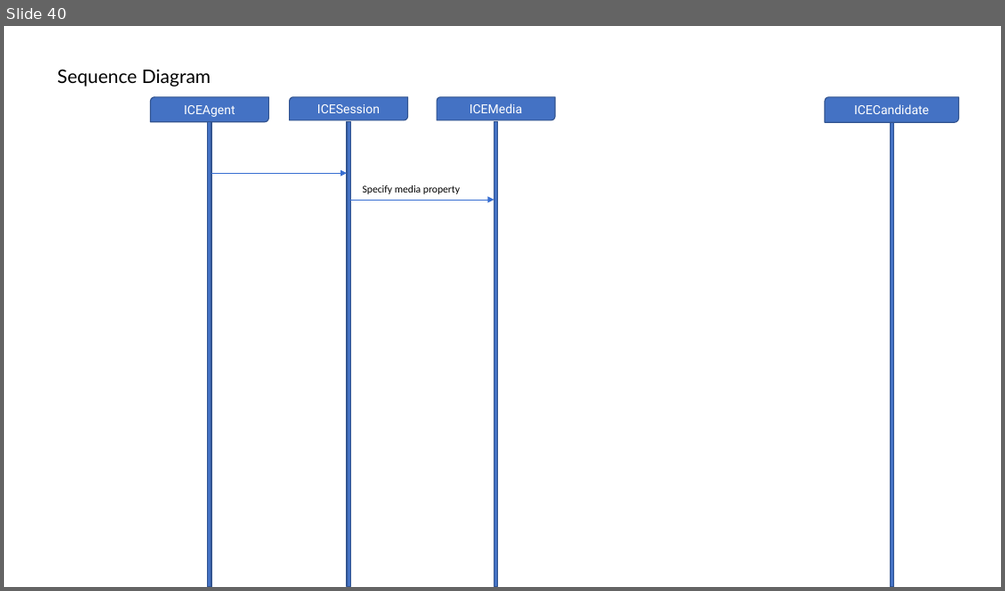
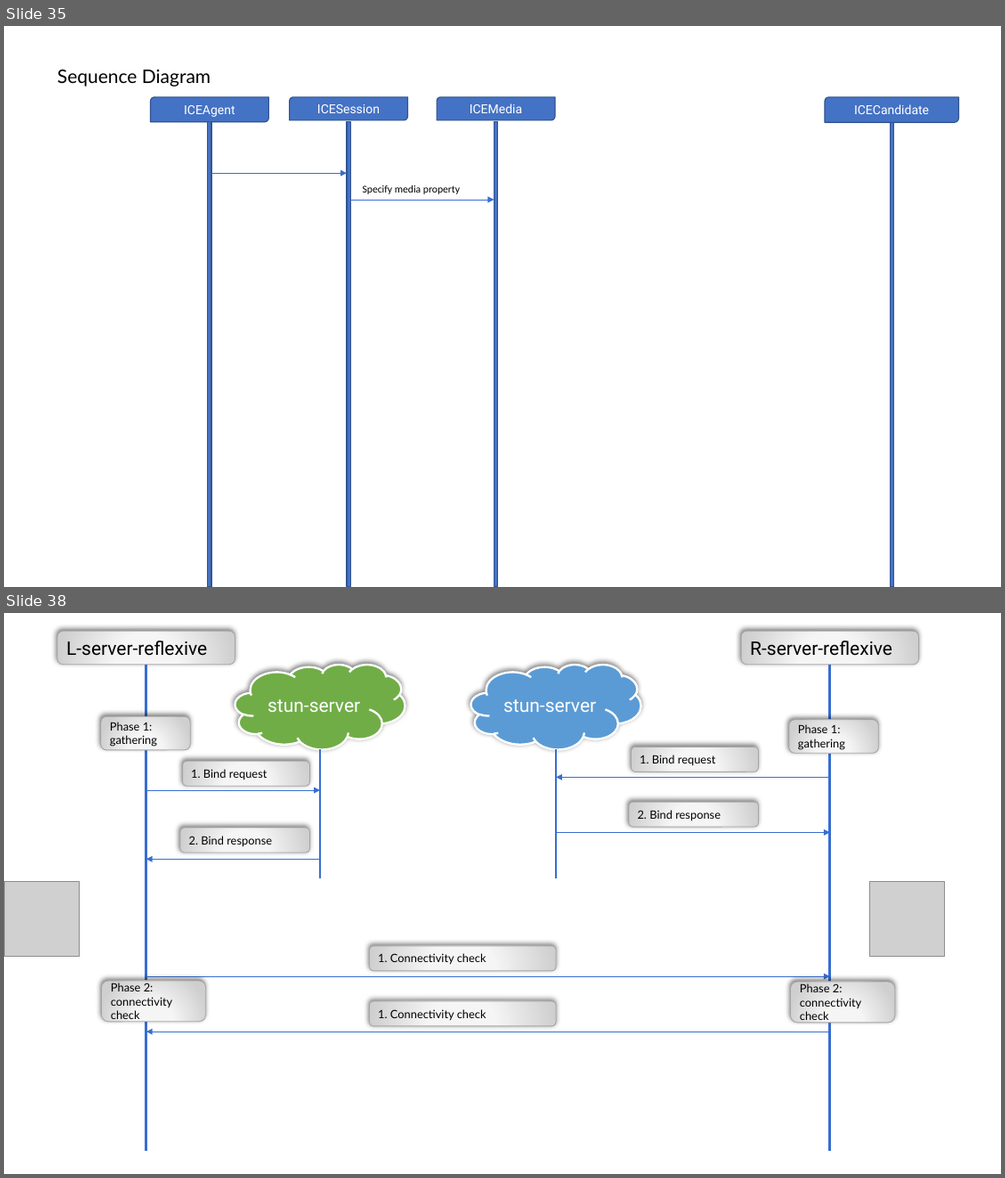
Before and after one commit to httpmail/ice, a slide deck: docs.pptx. Shown one above the other, each under a label of ours: slide 40 before the commit, slides 35 and 38 after it; the slides between them are not shown. The pictures are 1005x591 and 1005x1178 pixels, drawn with LibreOffice and Linux fonts; fonts in the diff are those of the drawing; grey boxes stand for pictures. Boxes give left, top, right and bottom in pixels: in the first picture for what was removed or moved away, otherwise in the second. Text is boxed around its words. In the diff, an @@ line names an element or a change of style, - is before the commit and + after.

```diff
--- a/docs.pptx
+++ b/docs.pptx
@@ slide 38 added at [4, 613, 1001, 1174], background #FFFFFF @@
@@ rounded rectangle added at [57, 631, 235, 665], fill gradient #F8F8F8 to #F5F5F5 to #CFCFCF, outline #A5A5A5 0.75 pt, 18 pt, text #000000 @@
+L-server-reflexive
@@ rounded rectangle added at [741, 631, 919, 665], fill gradient #F8F8F8 to #F5F5F5 to #CFCFCF, outline #A5A5A5 0.75 pt, 18 pt, text #000000 @@
+R-server-reflexive
@@ line added from (146, 665) to (146, 1151), #376ED1 2.5 pt @@
@@ cloud added at [235, 665, 404, 750], fill #70AD47, outline #FFFFFF 2 pt, 18 pt, text #FFFFFF @@
+stun-server
@@ cloud added at [471, 665, 641, 750], fill #5B9BD5, outline #FFFFFF 2 pt, 18 pt, text #FFFFFF @@
+stun-server
@@ line added from (830, 665) to (830, 1151), #376ED1 2.5 pt @@
@@ rounded rectangle added at [101, 716, 191, 750], fill gradient #F8F8F8 to #F5F5F5 to #CFCFCF, outline #A5A5A5 0.75 pt, 11 pt, text #000000 @@
+Phase 1: gathering
@@ rounded rectangle added at [789, 720, 879, 754], fill gradient #F8F8F8 to #F5F5F5 to #CFCFCF, outline #A5A5A5 0.75 pt, 11 pt, text #000000 @@
+Phase 1: gathering
@@ rounded rectangle added at [183, 761, 310, 786], fill gradient #F8F8F8 to #F5F5F5 to #CFCFCF, outline #A5A5A5 0.75 pt, 11 pt, text #000000 @@
+1. Bind request
@@ line added from (320, 749) to (320, 878), #376ED1 2.5 pt @@
@@ line added from (556, 749) to (556, 878), #376ED1 2.5 pt @@
@@ rounded rectangle added at [631, 747, 759, 771], fill gradient #F8F8F8 to #F5F5F5 to #CFCFCF, outline #A5A5A5 0.75 pt, 11 pt, text #000000 @@
+1. Bind request
@@ arrow added from (146, 790) to (320, 790), #376ED1 0.75 pt @@
@@ arrow added from (830, 778) to (556, 778), #376ED1 0.75 pt @@
@@ rounded rectangle added at [629, 802, 759, 826], fill gradient #F8F8F8 to #F5F5F5 to #CFCFCF, outline #A5A5A5 0.75 pt, 11 pt, text #000000 @@
+2. Bind response
@@ rounded rectangle added at [180, 827, 310, 852], fill gradient #F8F8F8 to #F5F5F5 to #CFCFCF, outline #A5A5A5 0.75 pt, 11 pt, text #000000 @@
+2. Bind response
@@ arrow added from (556, 832) to (830, 832), #376ED1 0.75 pt @@
@@ arrow added from (320, 859) to (146, 859), #376ED1 0.75 pt @@
@@ picture added at [5, 882, 80, 957] @@
@@ picture added at [870, 882, 945, 957] @@
@@ rounded rectangle added at [370, 946, 556, 971], fill gradient #F8F8F8 to #F5F5F5 to #CFCFCF, outline #A5A5A5 0.75 pt, 11 pt, text #000000 @@
+1. Connectivity check
@@ rounded rectangle added at [101, 981, 206, 1022], fill gradient #F8F8F8 to #F5F5F5 to #CFCFCF, outline #A5A5A5 0.75 pt, 11 pt, text #000000 @@
+Phase 2: connectivity check
@@ arrow added from (146, 976) to (830, 976), #376ED1 0.75 pt @@
@@ rounded rectangle added at [791, 981, 896, 1022], fill gradient #F8F8F8 to #F5F5F5 to #CFCFCF, outline #A5A5A5 0.75 pt, 11 pt, text #000000 @@
+Phase 2: connectivity check
@@ rounded rectangle added at [370, 1001, 556, 1026], fill gradient #F8F8F8 to #F5F5F5 to #CFCFCF, outline #A5A5A5 0.75 pt, 11 pt, text #000000 @@
+1. Connectivity check
@@ arrow added from (830, 1032) to (146, 1032), #376ED1 0.75 pt @@
@@ what was slide 40 is now slide 35 @@
```
Also in this commit, not shown: 2 slides changed, 6 other slides added, 6 slides removed, 34 other files.
